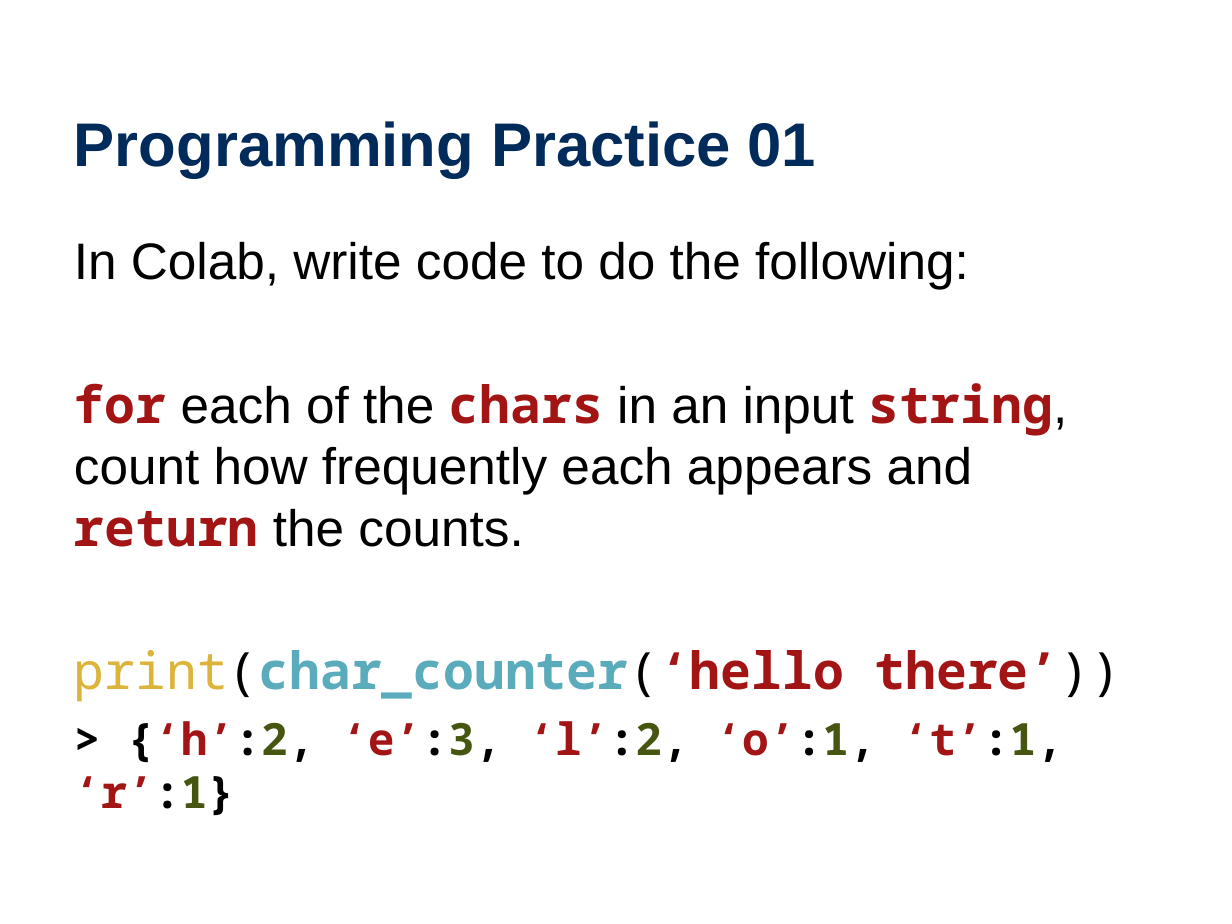
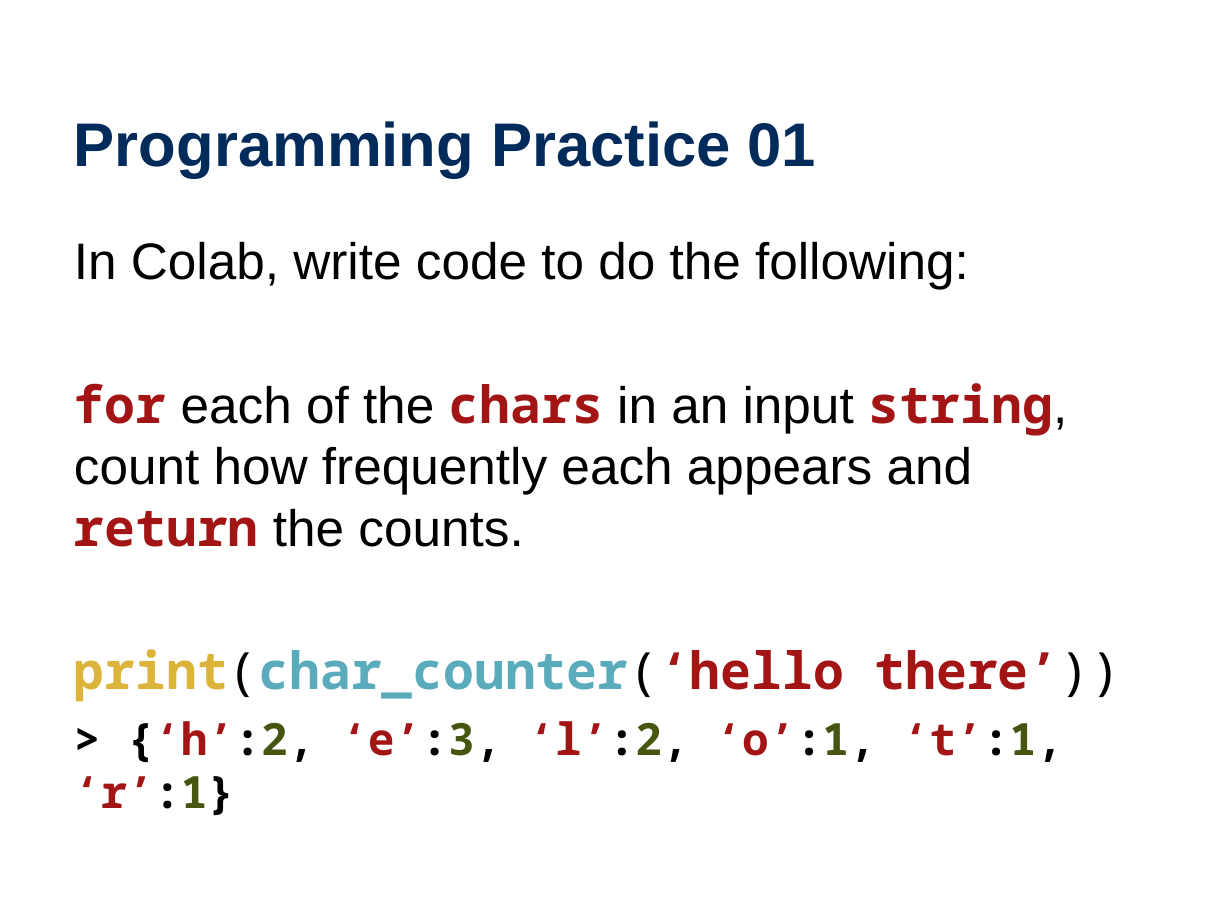
Before and after one commit to wtheisen/nd-cse-10124-lectures, a slide deck: slide 1 of Blank/Lecture_04_ Tokenization.pptx. Drawn at 1232x924 pixels with LibreOffice and Linux fonts; fonts in the diff are those of the drawing. Boxes give left, top, right and bottom in pixels: in the first picture for what was removed or moved away, otherwise in the second. Text is boxed around its words. In the diff, an @@ line names an element or a change of style, - is before the commit and + after.

```diff
--- a/Blank/Lecture_04_ Tokenization.pptx
+++ b/Blank/Lecture_04_ Tokenization.pptx
@@ text at (x1=74, y1=649, x2=1121, y2=702): bold on in "print(char_counter(‘hello" @@
```
Also in this commit, not shown: 1 other slide changed, 3 slides added, 2 slides removed, 2 other files.
